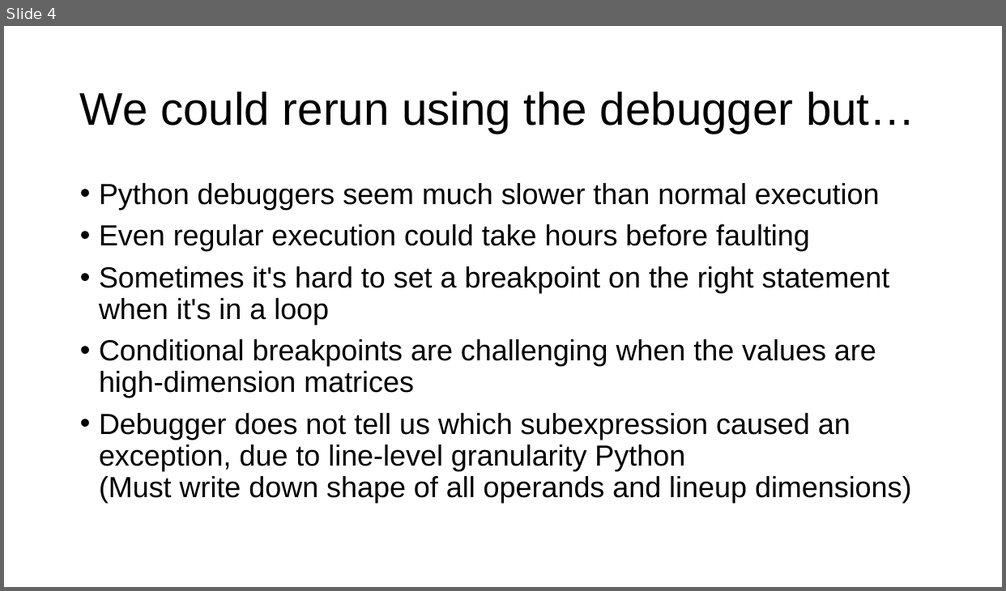
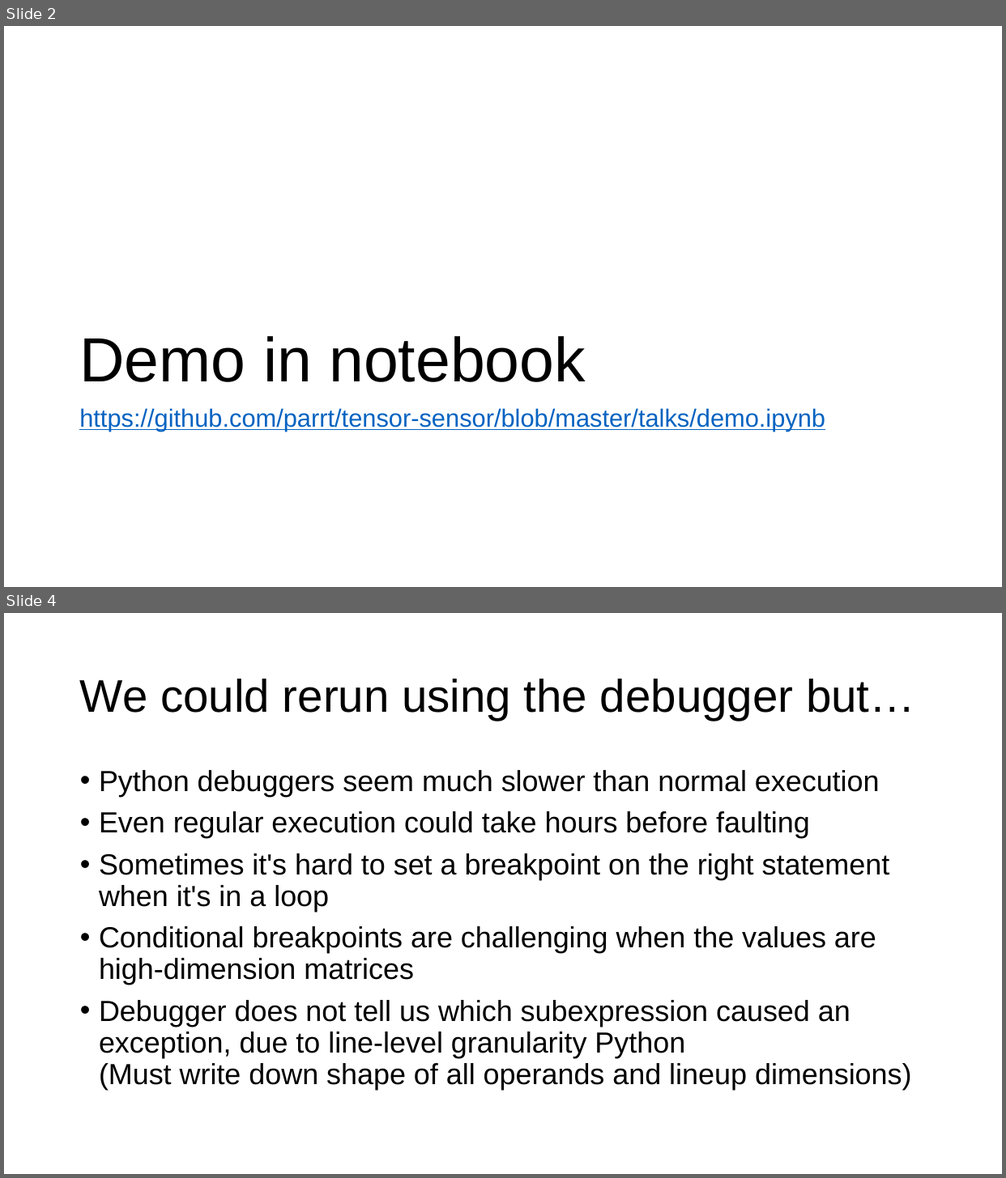
Before and after one commit to parrt/tensor-sensor, a slide deck: talks/tensor-sensor.pptx. Shown one above the other, each under a label of ours: slide 4 before the commit, slides 2 and 4 after it; the slides between them are not shown. The pictures are 1006x591 and 1006x1178 pixels, drawn with LibreOffice and Linux fonts; fonts in the diff are those of the drawing; background and template pictures are left out. Boxes give left, top, right and bottom in pixels: in the first picture for what was removed or moved away, otherwise in the second. Text is boxed around its words. In the diff, an @@ line names an element or a change of style, - is before the commit and + after.

```diff
--- a/talks/tensor-sensor.pptx
+++ b/talks/tensor-sensor.pptx
@@ slide 2 added at bbox=[4, 26, 1002, 587], background #FFFFFF @@
@@ title added at bbox=[79, 336, 586, 382], 60 pt, text #000000 @@
+Demo in notebook
@@ text added at bbox=[79, 408, 825, 431], 24 pt, text #0563C1, underline @@
+https://github.com/parrt/tensor-sensor/blob/master/talks/demo.ipynb
```
Also in this commit, not shown: 2 slides changed, 1 other slide added, 2 slides removed, 2 other files.
